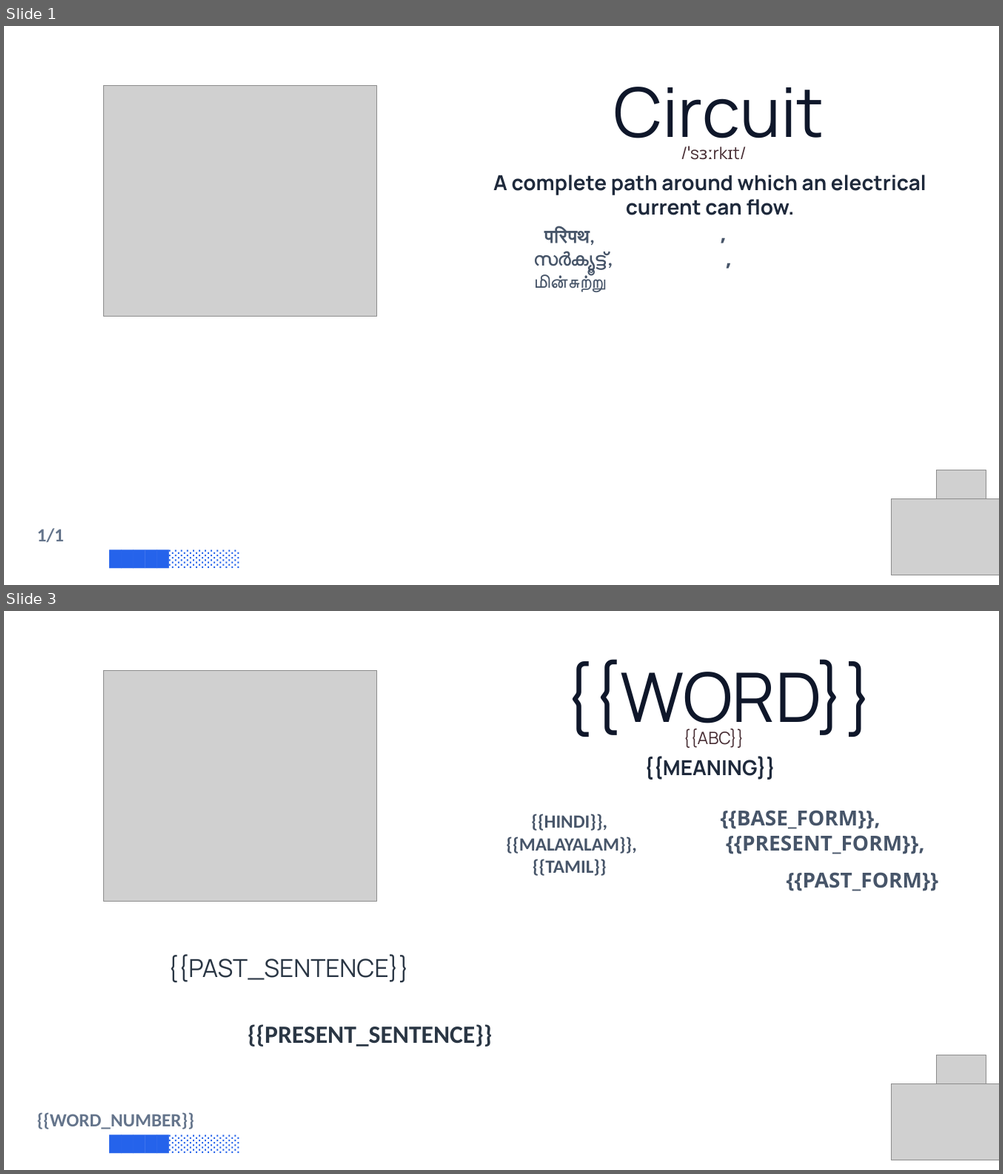
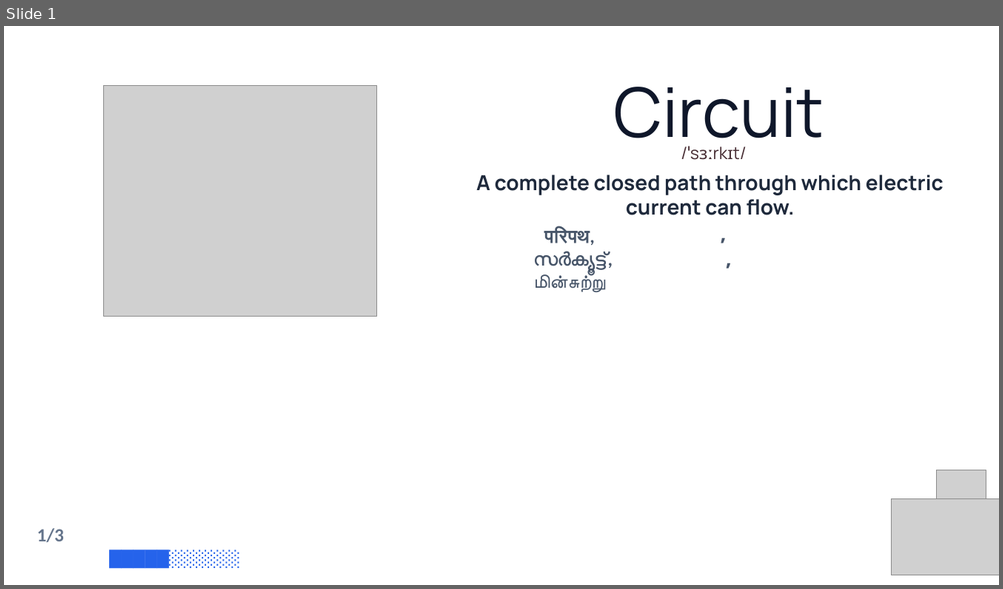
Before and after one commit to PrinceNR/AIVideoAutomation, a slide deck: output/test_builder.pptx. Shown one above the other, each under a label of ours: slides 1 and 3 before the commit, slide 1 after it; the slides between them are not shown. The pictures are 1003x1174 and 1003x589 pixels, drawn with LibreOffice and Linux fonts; fonts in the diff are those of the drawing; grey boxes stand for pictures; background and template pictures are left out. Boxes give left, top, right and bottom in pixels: in the first picture for what was removed or moved away, otherwise in the second. Text is boxed around its words. In the diff, an @@ line names an element or a change of style, - is before the commit and + after.

Commit message:
Complete dynamic PowerPoint generation with multi-word slide rendering

```diff
--- a/output/test_builder.pptx
+++ b/output/test_builder.pptx
@@ slide 3 removed at [4,611,999,1170], background picture (left out) @@
@@ picture removed at [104,671,377,901] @@
@@ text removed at [563,659,874,740] @@
-{{WORD}}
@@ text removed at [683,729,743,748] @@
-{{ABC}}
@@ text removed at [644,756,776,780] @@
-{{MEANING}}
@@ text removed at [720,810,939,891] @@
-{{BASE_FORM}},
-{{PRESENT_FORM}},
-{{PAST_FORM}}
@@ text removed at [506,814,636,876] @@
-{{HINDI}},
-{{MALAYALAM}},
-{{TAMIL}}
@@ text removed at [168,954,410,983] @@
-{{PAST_SENTENCE}}
@@ text removed at [247,1025,492,1047] @@
-{{PRESENT_SENTENCE}}
@@ picture removed at [936,1056,986,1094] @@
@@ picture removed at [891,1085,999,1161] @@
@@ text removed at [37,1113,194,1130] @@
-{{WORD_NUMBER}}
@@ text removed at [24,1135,326,1153] @@
-█████░░░░░░
@@ slide 1 changed as well @@
@@ text at [476,175,943,215]: text changed @@
-A complete path around which an electrical current can flow.
+A complete closed path through which electric current can flow.
@@ text at [37,528,64,543]: text changed @@
-1/1
+1/3
```
Also in this commit, not shown: 11 slides added, 2 other slides removed, 29 other files.
